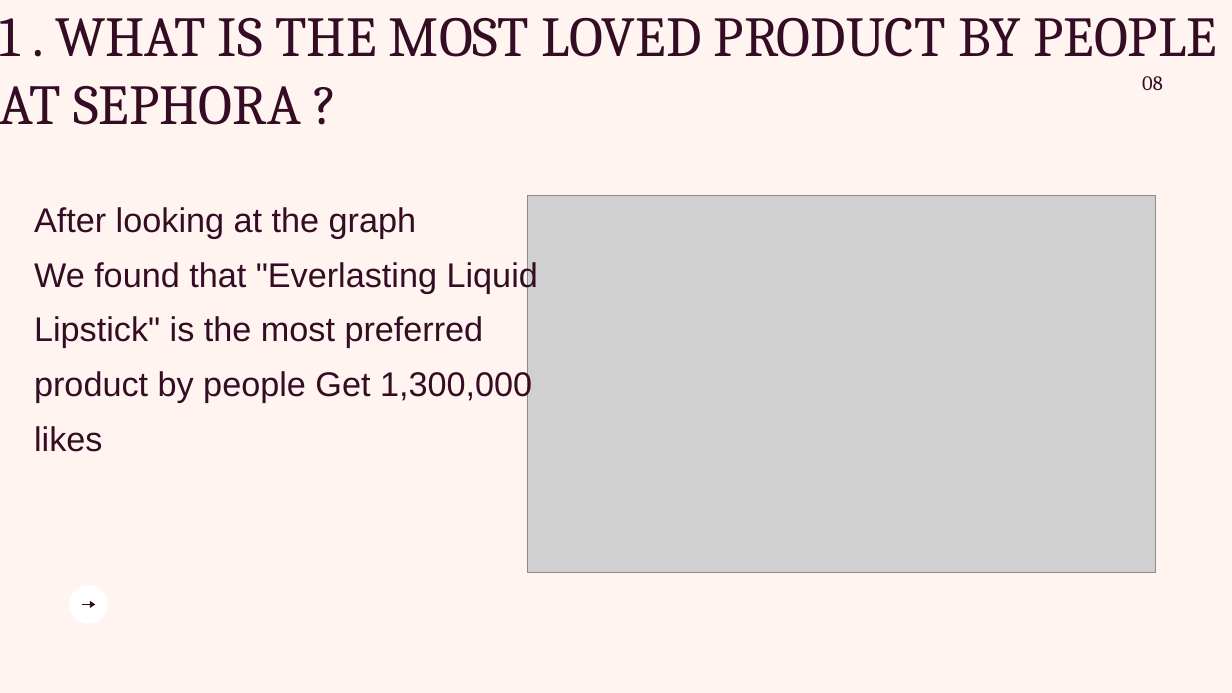
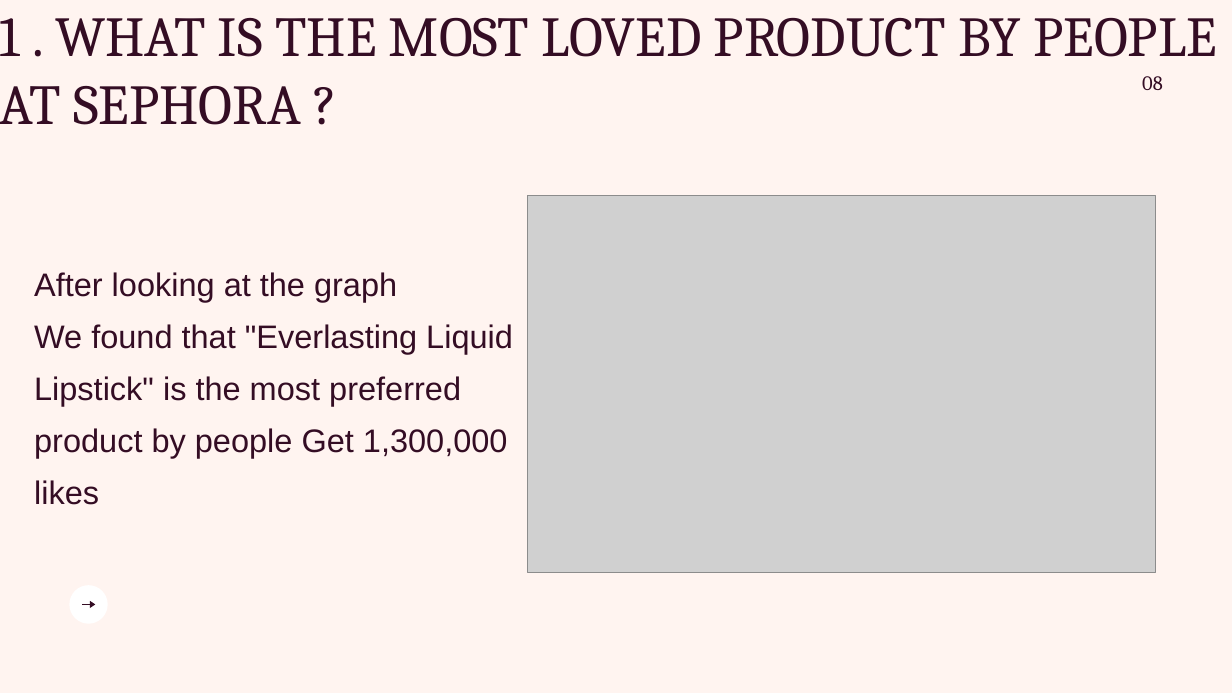
Before and after one commit to MahaAharqan/Data-Science-Artificial-Intelligence-Machine-Learning, a slide deck: slide 8 of Presentation.pptx. Drawn at 1232x693 pixels with LibreOffice and Linux fonts; fonts in the diff are those of the drawing; grey boxes stand for pictures. Boxes give left, top, right and bottom in pixels: in the first picture for what was removed or moved away, otherwise in the second. Text is boxed around its words. In the diff, an @@ line names an element or a change of style, - is before the commit and + after.

```diff
--- a/Presentation.pptx
+++ b/Presentation.pptx
@@ text "After looking at the graph": place and size @@
-text "After looking at the graph" at box(34, 207, 538, 452)
+text "After looking at the graph" at box(34, 272, 513, 505)
@@ text "After looking at the graph" at box(34, 272, 513, 505): size 40 to 38 pt; line spacing 64pt to 60.8pt @@
```
Also in this commit, not shown: 9 other slides changed.
